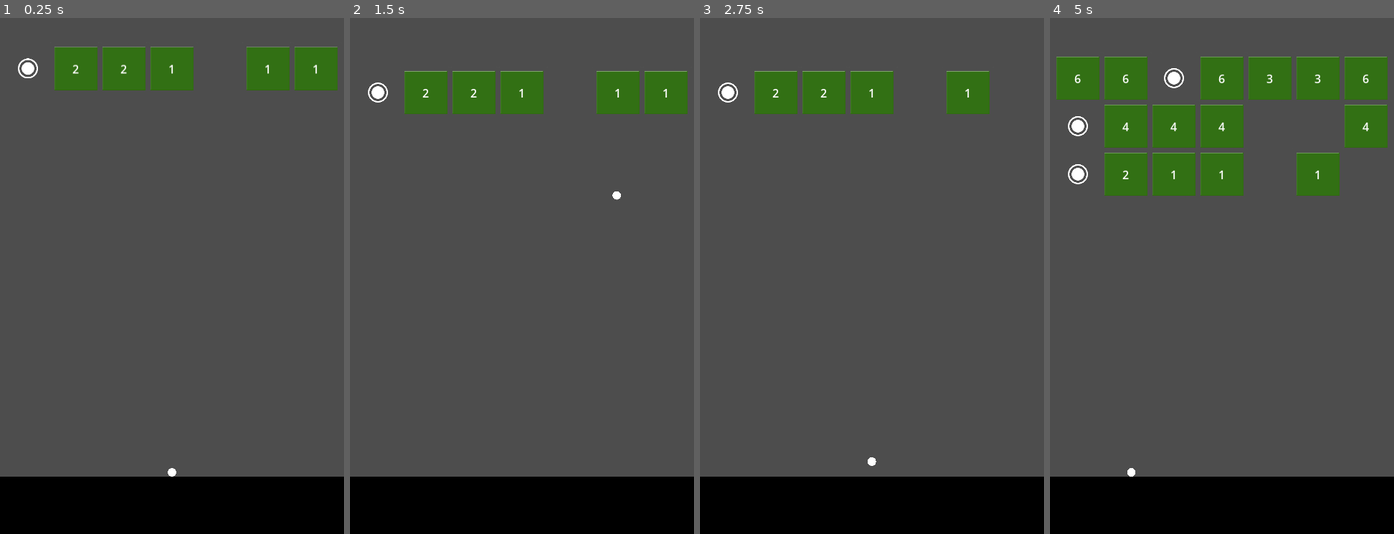
Above: before the commit, frames 1-4 (left to right).
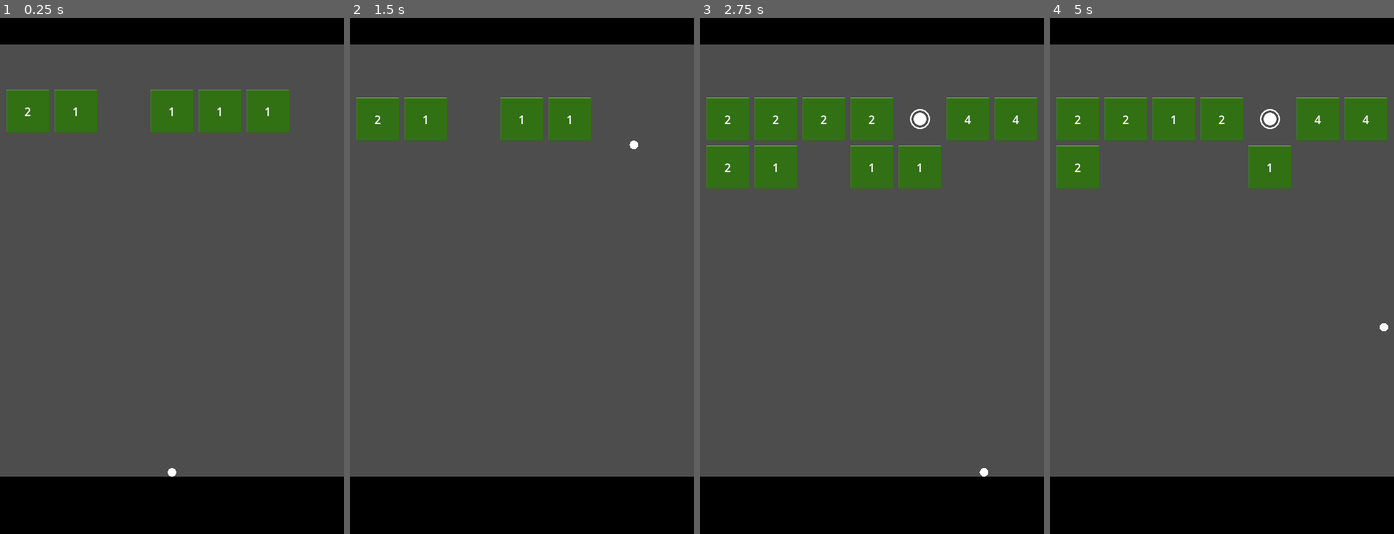
Above: after the commit, the same moments.

Repository: gabekarasik/ballz-with-a-z
Game: Godot game, scene res://scenes/main.tscn
The game is run twice, just before and just after one commit, with the same random seed, the same clock (stepped at 60 frames per second) and the same inputs.
Inputs (mouse positions are in pixels of both pictures, inside the frame that each line leads up to):
- Up to frame 1 (0.25 s): no input
- Up to frame 2 (1.5 s): move the mouse to (597, 250) at 0.52 s; click (597, 250) at 0.6 s; tap Enter at 1.25 s; move the mouse to (453, 301) at 1.27 s; click (453, 301) at 1.35 s
- Up to frame 3 (2.75 s): move the mouse to (906, 162) at 2.02 s; click (906, 162) at 2.1 s
- Up to frame 4 (5 s): move the mouse to (1204, 379) at 2.77 s; click (1204, 379) at 2.85 s; move the mouse to (1325, 353) at 3.52 s; click (1325, 353) at 3.6 s; move the mouse to (1118, 198) at 4.27 s; click (1118, 198) at 4.35 s

The runs differ from the first frame. In frame 1, 16% of the frame differs, in the area x 0-100%, y 0-23%; in frame 2, 13%; in frame 3, 17%; in frame 4, 21%, in the area x 0-100%, y 0-89%.

Commit message:
Changed brick offset and smoothed ball collect motion

Diff:
--- a/scenes/main.tscn
+++ b/scenes/main.tscn
@@ -13,7 +13,15 @@
 size = Vector2(20, 736)
 
 [sub_resource type="RectangleShape2D" id="RectangleShape2D_osicj"]
-size = Vector2(514, 20)
+size = Vector2(480, 37)
+
+[sub_resource type="Gradient" id="Gradient_tbgi4"]
+colors = PackedColorArray(0, 0, 0, 1, 0, 0, 0, 1)
+
+[sub_resource type="GradientTexture2D" id="GradientTexture2D_fdm2o"]
+gradient = SubResource("Gradient_tbgi4")
+width = 480
+height = 37
 
 [sub_resource type="RectangleShape2D" id="RectangleShape2D_6wcbk"]
 size = Vector2(480, 80)
@@ -37,19 +45,24 @@
 
 [node name="Left" type="CollisionShape2D" parent="LeftWall" unique_id=124646614]
 position = Vector2(-10, 358)
+rotation = 0.0017453292
 shape = SubResource("RectangleShape2D_fdm2o")
 
 [node name="RightWall" type="StaticBody2D" parent="." unique_id=1726371962]
 
 [node name="Right" type="CollisionShape2D" parent="RightWall" unique_id=472468979]
 position = Vector2(490, 363)
+rotation = -0.0017453292
 shape = SubResource("RectangleShape2D_3c2fn")
 
 [node name="Ceiling" type="StaticBody2D" parent="." unique_id=1731256378]
+position = Vector2(240, 18.5)
 
-[node name="Top" type="CollisionShape2D" parent="Ceiling" unique_id=1556521585]
-position = Vector2(241, -10)
+[node name="CollisionShape2D" type="CollisionShape2D" parent="Ceiling" unique_id=1556521585]
 shape = SubResource("RectangleShape2D_osicj")
+
+[node name="Sprite2D" type="Sprite2D" parent="Ceiling" unique_id=1902433412]
+texture = SubResource("GradientTexture2D_fdm2o")
 
 [node name="Floor" type="StaticBody2D" parent="." unique_id=1389483430]
 script = ExtResource("4_jyhfs")
--- a/scripts/ball.gd
+++ b/scripts/ball.gd
@@ -14,7 +14,8 @@
 				var new_pos = collision.get_position() + ball_offset
 				collider.new_starting_position(new_pos)
 			else:
-				position = collider.get_ball_pos()
+				var tween = create_tween()
+				tween.tween_property(self, "position", collider.get_ball_pos(), 0.3)
 		else:
 			velocity = velocity.bounce(collision.get_normal())
 
--- a/scripts/main.gd
+++ b/scripts/main.gd
@@ -7,10 +7,11 @@
 var positions = Array()
 var balls = Array()
 var in_motion = 0
-var ball_speed = 500.0
+var ball_speed = 600.0
 var ball_position = Vector2()
 var level = 1
 var new_balls = 0
+var brick_offset = Vector2(67.0, 67.0)
 
 # Called when the node enters the scene tree for the first time.
 func _ready() -> void:
@@ -33,13 +34,12 @@
 			set_ball(direction)
 
 func create_pos_array():
-	var pos = Vector2(39, 37.0)
+	var pos = Vector2(39, 74.0)
 	for n in 7:
-		positions.append(pos + Vector2(67 * n, 0))
+		positions.append(pos + Vector2(brick_offset.x * n, 0))
 
 func place_bricks():
 	var num_bricks = randi_range(1, 6)
-	var num_doubled = randi_range(0, num_bricks)
 
 	positions.shuffle()
 
@@ -47,21 +47,24 @@
 		var brick = brick_scene.instantiate()
 
 		brick.max_health = level
-		if i < num_doubled:
+
+		var doubled = randf()
+		if doubled < 0.25:
 			brick.max_health *= 2
 
 		brick.position = positions[i]
 
 		add_child(brick)
 
-	var powerup = powerup_scene.instantiate()
-	powerup.position = positions[num_bricks]
-	add_child(powerup)
+	if level > 1:
+		var powerup = powerup_scene.instantiate()
+		powerup.position = positions[num_bricks]
+		add_child(powerup)
 
 func move_bricks():
 	var tween = create_tween().set_parallel()
 	for node in get_tree().get_nodes_in_group("bricks"):
-		tween.tween_property(node, "position", node.position + Vector2(0, 67), 0.5)
+		tween.tween_property(node, "position", node.position + Vector2(0, 67), 0.3)
 
 func set_ball(direction):
 	for ball in balls:
